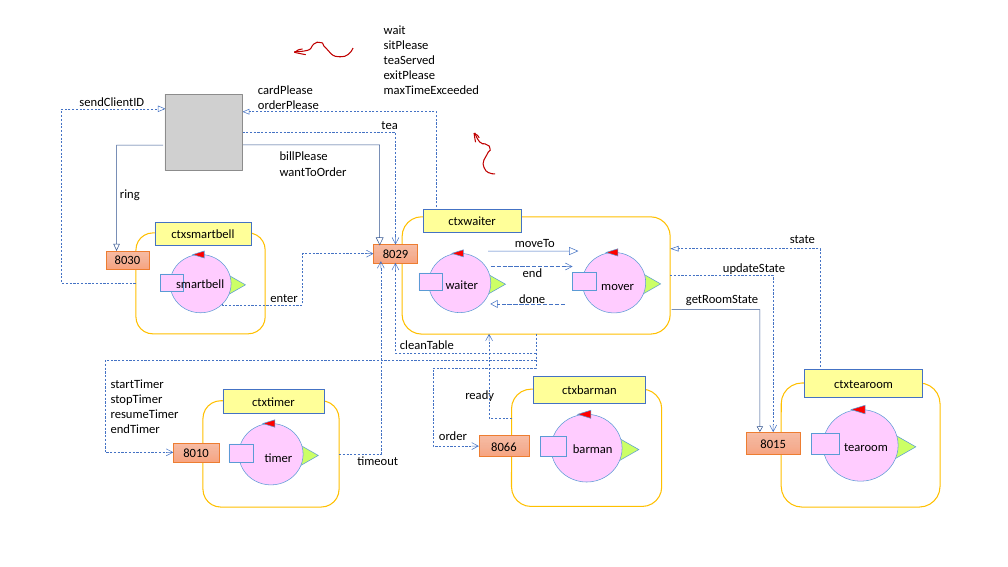
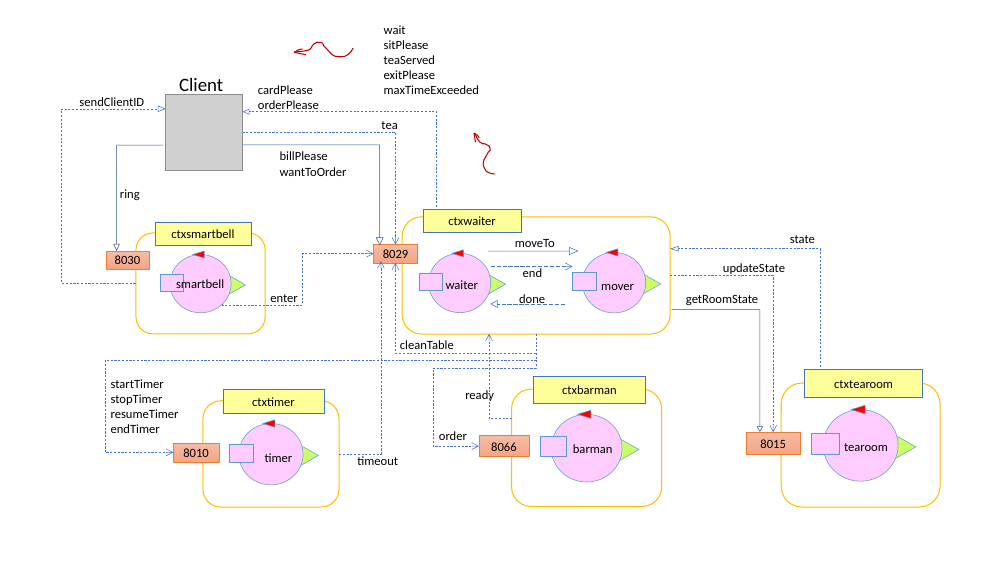
Before and after one commit to gitemar/Martini_Drudi_ISS2020, a slide deck: slide 8 of Sprint1_ISS2020/userDocs/images.pptx. Drawn at 1008x567 pixels with LibreOffice and Linux fonts; fonts in the diff are those of the drawing; grey boxes stand for pictures. Boxes give left, top, right and bottom in pixels: in the first picture for what was removed or moved away, otherwise in the second. Text is boxed around its words. In the diff, an @@ line names an element or a change of style, - is before the commit and + after.

```diff
--- a/Sprint1_ISS2020/userDocs/images.pptx
+++ b/Sprint1_ISS2020/userDocs/images.pptx
@@ text added at <box>179,78,223,97</box>, 18 pt, text #000000 @@
+Client
```
Also in this commit, not shown: 1 other slide changed, 4 other files.
